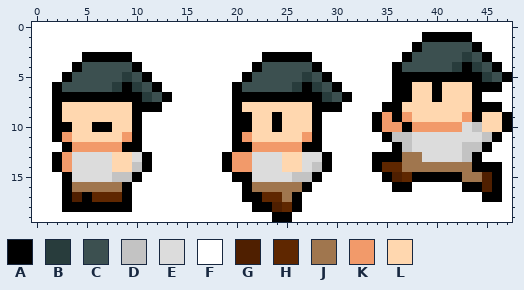
Pixel-art sprite, stored at img/enemies/basic/jumpLeft.png. Above is the file before it was changed.
The file is 48x20 pixels.
Palette (. is transparent): A #000000  B #283c3c  C #3c5050  D #c3c3c3  E #dcdcdc  F #ffffff  G #4f1f00  H #5f2700  J #a0764e  K #f29a6a  L #ffd7af
Pixels before, first column x 0:
 0 FFFFFFFFFFFFFFFFFFFFFFFFFFFFFFFFFFFFFFFFFFFFFFFF
 1 FFFFFFFFFFFFFFFFFFFFFFFFFFFFFFFFFFFFFFFAAAAAFFFF
 2 FFFFFFFFFFFFFFFFFFFFFFFFFFFFFFFFFFFFFFACCCCCAFFF
 3 FFFFFAAAAAFFFFFFFFFFFFFAAAAAFFFFFFFFFACCCCCBCAFF
 4 FFFFACCCCCAFFFFFFFFFFFACCCCCAFFFFFFFACCCCCBABCAF
 5 FFFACCCCCBCAFFFFFFFFFACCCCCBCAFFFFFFAAAAAAAAABCA
 6 FFACCCCCBABCAFFFFFFFACCCCCBABCAFFFFFAALLALLLAAAF
 7 FFAAAAAAAAABCAFFFFFFAAAAAAAAABCAFFFFAALLALLLAFFF
 8 FFALLLLLLLAAAFFFFFFFALLLLLLLAAAFFFFAALLLLLLLAAAF
 9 FFALLLLLLLAFFFFFFFFFAALLALLLAFFFFFAKAKLLLLLKALLA
10 FFAALLAALLAFFFFFFFFFAALLALLLAFFFFFAKKAKKKKKEDLLA
11 FFAKLLLLLKAFFFFFFFFFAKLLLLLKAFFFFFFADDEEEEEEEDAF
12 FFFAKKKKKAAFFFFFFFFFAAKKKKKAAFFFFFFFADEEEEEDDAFF
13 FFAKEEEELLEAFFFFFFFAKKEEELLEEAFFFFAAAJJEEEEDAFFF
14 FFAKEEEELLDAFFFFFFFAKKEEELLEDAFFFFAHHJJJJJJJAAAF
15 FFFAEEEEDDAFFFFFFFFFAAEEEEDDAFFFFFFAGHAAAAAJJGAF
16 FFFAJJJJJAFFFFFFFFFFFAJJJJJAFFFFFFFFAAFFFFFAAGAF
17 FFFAGAHHHAFFFFFFFFFFFAAHHJAFFFFFFFFFFFFFFFFFFAAF
18 FFFAAAAAAAFFFFFFFFFFFFAAGHAFFFFFFFFFFFFFFFFFFFFF
19 FFFFFFFFFFFFFFFFFFFFFFFFAAFFFFFFFFFFFFFFFFFFFFFF
The result:
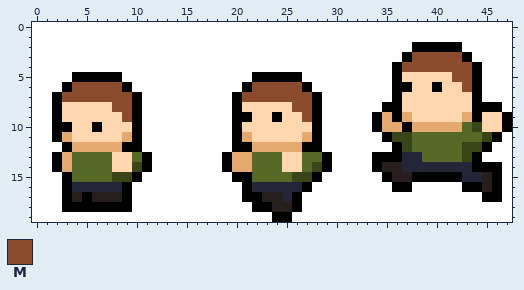
Colours new in this view: M #8a4a2c
Diff:
colour D: #c3c3c3 -> #394519
colour E: #dcdcdc -> #576927
colour H: #5f2700 -> #271f1e
colour J: #a0764e -> #242638
colour K: #f29a6a -> #e3a96f
y 1: x 39..43 AAAAA -> FFFFF
y 2: x 39..44 CCCCCA -> AAAAFF
y 3: x 5..9 AAAAA -> FFFFF; x 23..27 AAAAA -> FFFFF; x 38..45 CCCCCBCA -> MMMMMAFF
y 4: x 4..10 ACCCCCA -> FFFFFFF; x 22..28 ACCCCCA -> FFFFFFF; x 37..46 CCCCCBABCA -> MMMMMMMAFF
y 5: x 3..11 ACCCCCBCA -> FAAAAAFFF; x 21..29 ACCCCCBCA -> FAAAAAFFF; x 37..43 AAAAAAA -> LLLLLMM; x 45..47 BCA -> FFF
y 6: x 2..8 ACCCCCB -> FAMMMMM; x 10..12 BCA -> FFF; x 20..26 ACCCCCB -> FAMMMMM; x 28..30 BCA -> FFF; x 43 L -> M; x 45..46 AA -> FF
y 7: x 3..9 AAAAAAA -> MMMMMMM; x 11..13 BCA -> FFF; x 21..27 AAAAAAA -> MMMMMMM; x 29..31 BCA -> FFF; x 37 A -> L; x 40 A -> L
y 8: x 8..9 LL -> MM; x 11..12 AA -> FF; x 26..27 LL -> MM; x 29..30 AA -> FF
y 9: x 9 L -> M; x 27 L -> M
y 10: x 7 A -> L; x 21 A -> L; x 24 A -> L
y 15: x 36 G -> H; x 45 G -> H
y 16: x 45 G -> H
y 17: x 4 G -> H
y 18: x 24 G -> H
